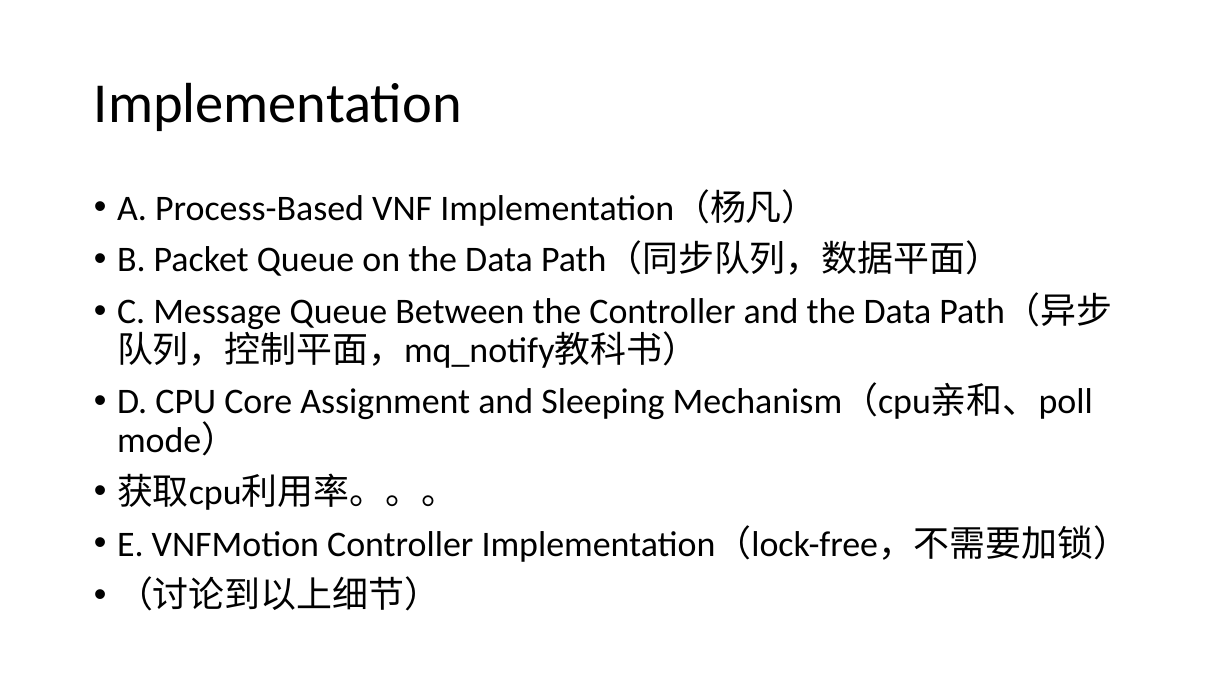
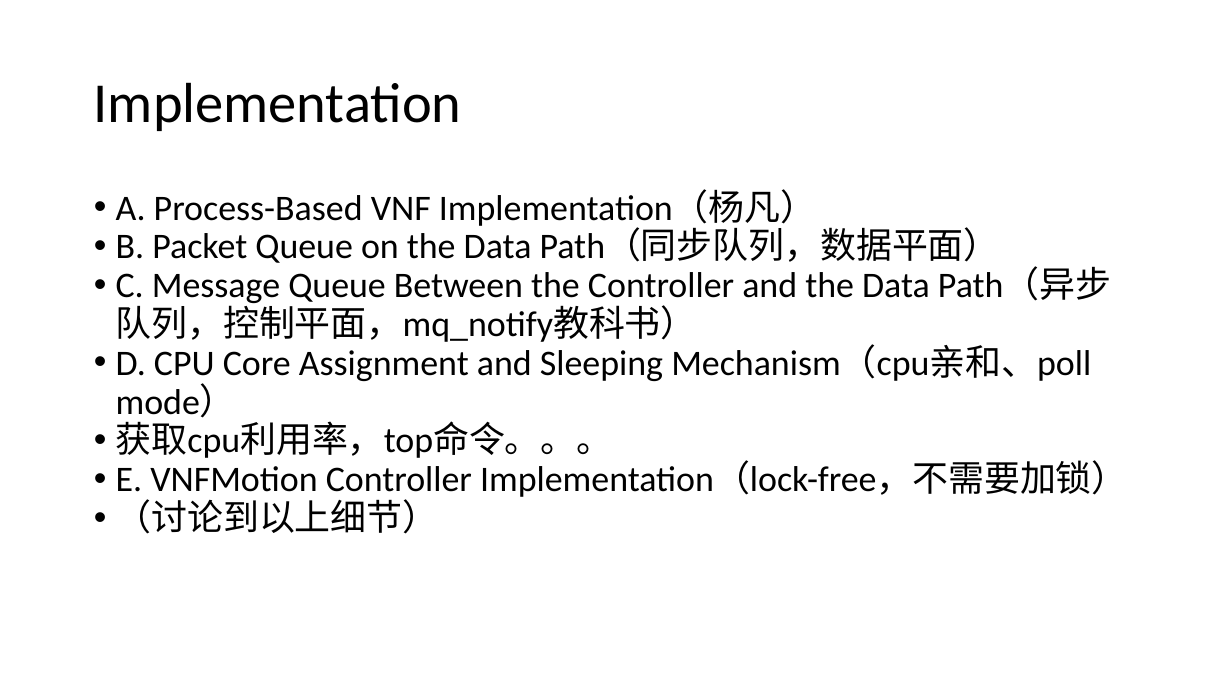
Before and after one commit to frankyoung0305/powerSave, a slide deck: slide 5 of paper_preparation/vnfmotion.pptx. Drawn at 1232x693 pixels with LibreOffice and Linux fonts; fonts in the diff are those of the drawing. Boxes give left, top, right and bottom in pixels: in the first picture for what was removed or moved away, otherwise in the second. Text is boxed around its words. In the diff, an @@ line names an element or a change of style, - is before the commit and + after.

```diff
--- a/paper_preparation/vnfmotion.pptx
+++ b/paper_preparation/vnfmotion.pptx
@@ text at [116,190,1128,534]: indent changed; less space between paragraphs @@
@@ text at [116,416,613,458]: text changed @@
-• 获取cpu利用率。。。
+• 获取cpu利用率，top命令。。。
```
Also in this commit, not shown: 7 other slides changed, 12 other files.
